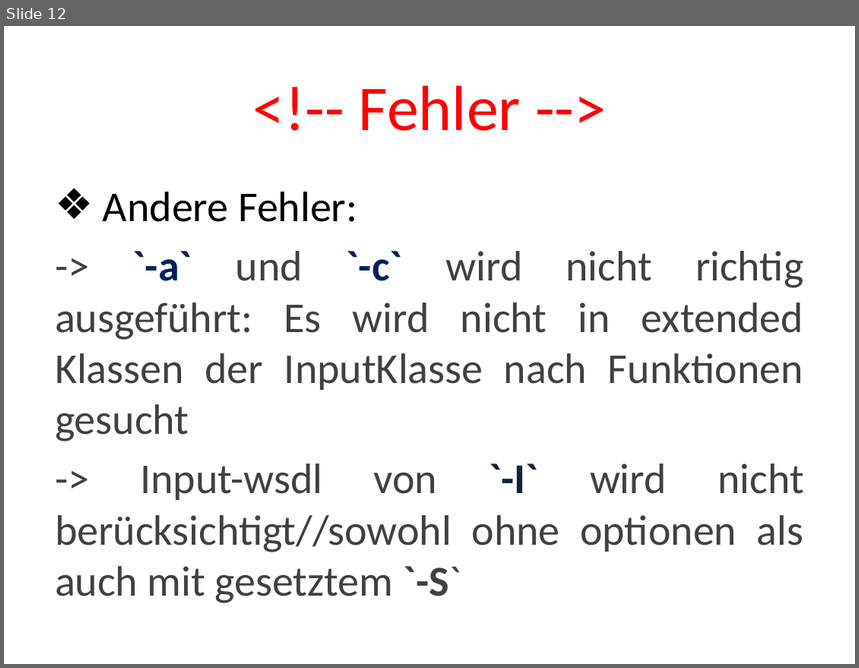
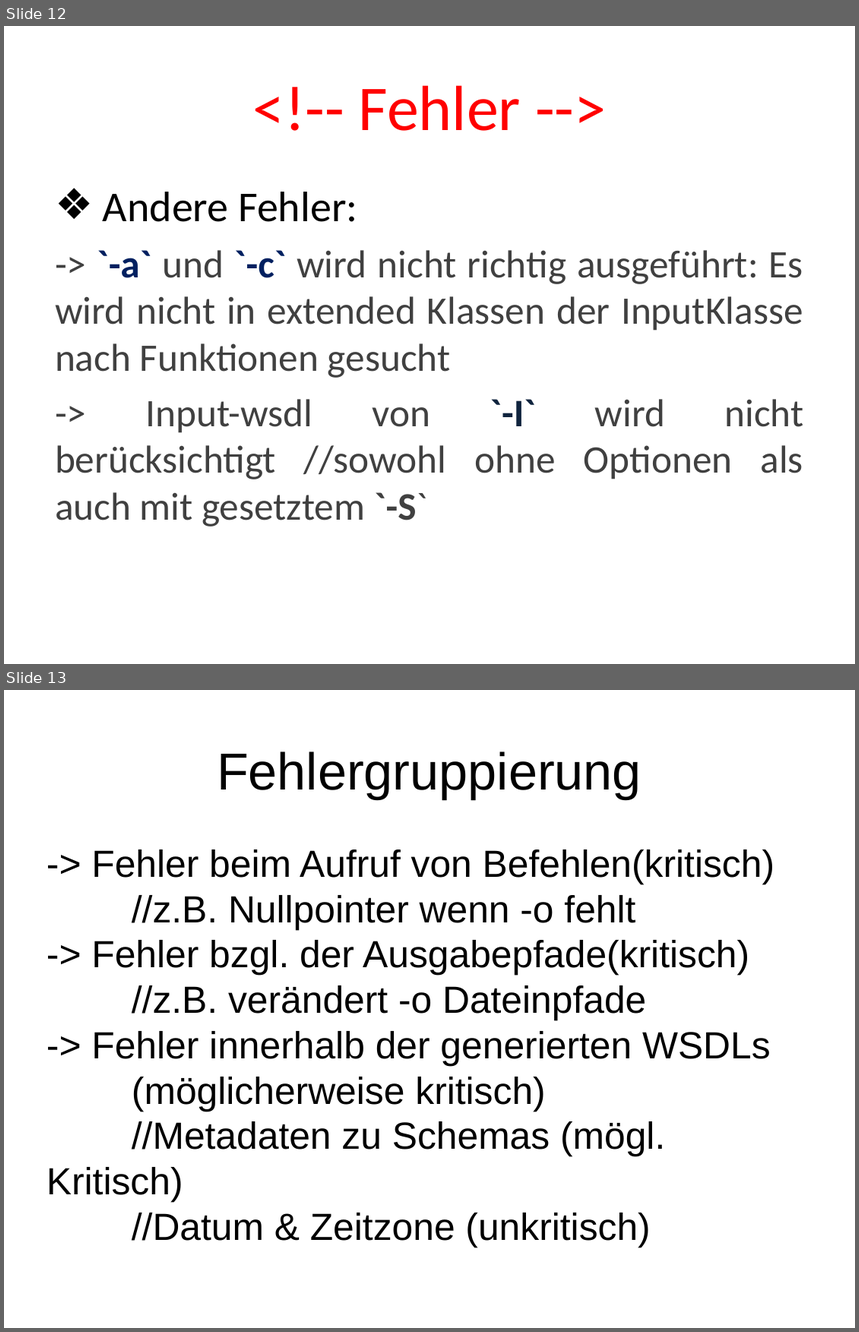
Before and after one commit to mostermann96/SWT2, a slide deck: 5_Regressionstests/Main_v2/Präsentation.pptx. Shown one above the other, each under a label of ours: slide 12 before the commit, slides 12 and 13 after it. The pictures are 859x668 and 859x1332 pixels, drawn with LibreOffice and Linux fonts; fonts in the diff are those of the drawing. Boxes give left, top, right and bottom in pixels: in the first picture for what was removed or moved away, otherwise in the second. Text is boxed around its words. In the diff, an @@ line names an element or a change of style, - is before the commit and + after.

Commit message:
Fehlergruppierung

```diff
--- a/5_Regressionstests/Main_v2/Präsentation.pptx
+++ b/5_Regressionstests/Main_v2/Präsentation.pptx
@@ slide 13 added at (4,690,855,1328), background #FFFFFF @@
@@ text added at (217,752,642,799), 44 pt, text #000000 @@
+Fehlergruppierung
@@ text added at (47,850,775,1202), 32 pt, text #000000 @@
+-> Fehler beim Aufruf von Befehlen(kritisch)
+//z.B. Nullpointer wenn -o fehlt
+-> Fehler bzgl. der Ausgabepfade(kritisch)
+//z.B. verändert -o Dateinpfade
+-> Fehler innerhalb der generierten WSDLs
+(möglicherweise kritisch)
+//Metadaten zu Schemas (mögl. Kritisch)
+//Datum & Zeitzone (unkritisch)
@@ slide 12 changed as well @@
@@ text at (55,250,804,378): size 36 to 33 pt in "-> `-a` und `-c` wird nicht richtig ..." @@
@@ text at (55,399,804,527): text changed; size 36 to 33 pt @@
--> Input-wsdl von `-I` wird nicht berücksichtigt//sowohl ohne optionen als auch mit gesetztem `-S`
+-> Input-wsdl von `-I` wird nicht berücksichtigt //sowohl ohne Optionen als auch mit gesetztem `-S`
```
Also in this commit, not shown: 10 other slides changed.
